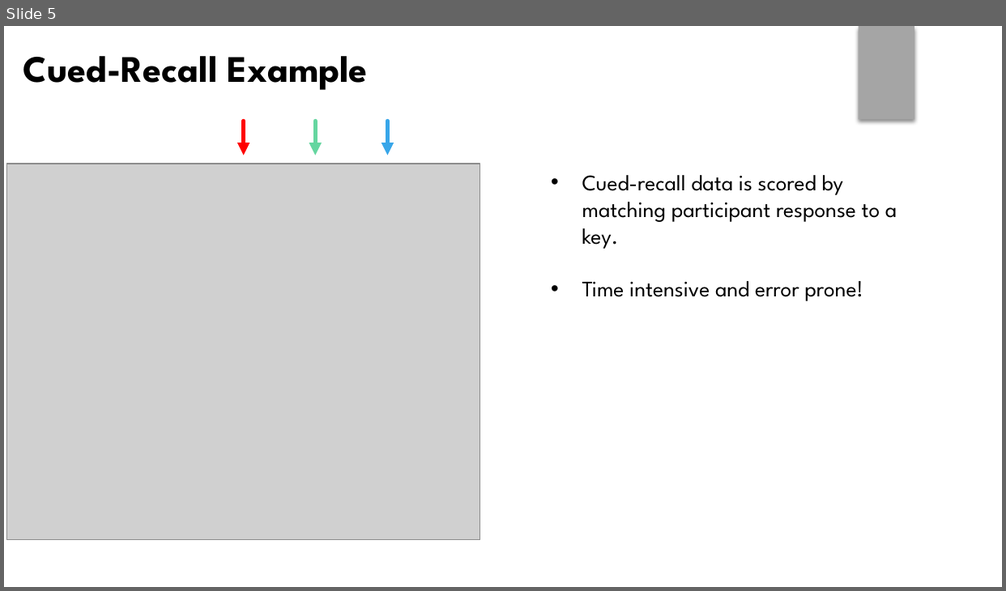
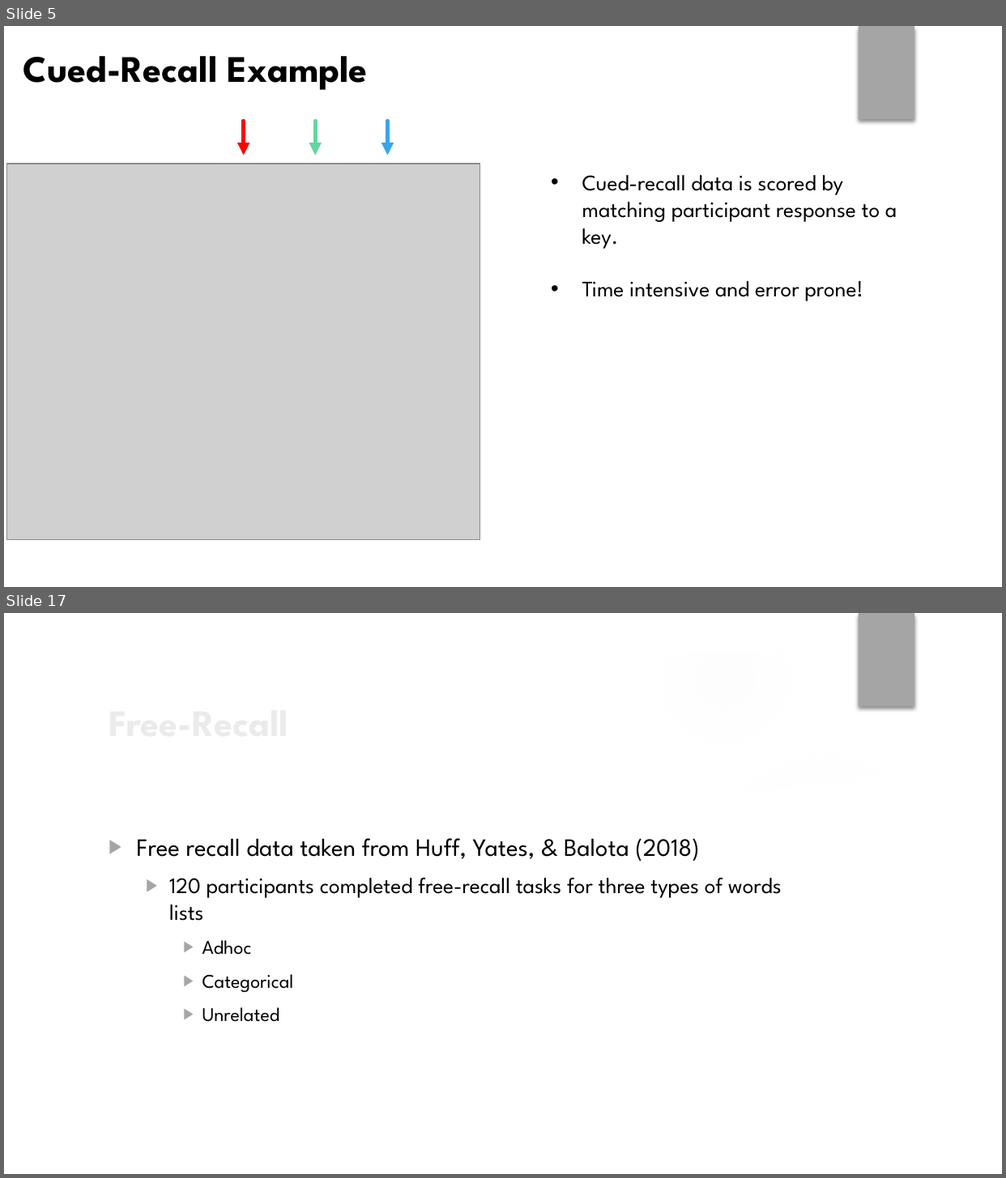
Before and after one commit to npm27/lrd-analysis, a slide deck: Presentations/Grad Symposium 21.pptx. Shown one above the other, each under a label of ours: slide 5 before the commit, slides 5 and 17 after it; the slides between them are not shown. The pictures are 1006x591 and 1006x1178 pixels, drawn with LibreOffice and Linux fonts; fonts in the diff are those of the drawing; grey boxes stand for pictures; background and template pictures are left out. Boxes give left, top, right and bottom in pixels: in the first picture for what was removed or moved away, otherwise in the second. Text is boxed around its words. In the diff, an @@ line names an element or a change of style, - is before the commit and + after.

```diff
--- a/Presentations/Grad Symposium 21.pptx
+++ b/Presentations/Grad Symposium 21.pptx
@@ slide 17 added at box(4, 613, 1002, 1174), background picture (left out); not listed: 1 template element that a slide beside it also shows @@
@@ group added at box(4, 613, 1002, 1174): 5 ellipses, 3 freeform shapes @@
@@ title added at box(99, 693, 816, 751), 27 pt, text #EBEBEB, bold @@
+Free-Recall
@@ text added at box(137, 838, 782, 1022), 16 pt, text #000000 @@
+▶ Free recall data taken from Huff, Yates, & Balota (2018)
+  ▶ 120 participants completed free-recall tasks for three types of words lists
+    ▶ Adhoc
+    ▶ Categorical
+    ▶ Unrelated
```
Also in this commit, not shown: 10 slides changed, 10 other slides added, 2 slides removed, 2 other files.
